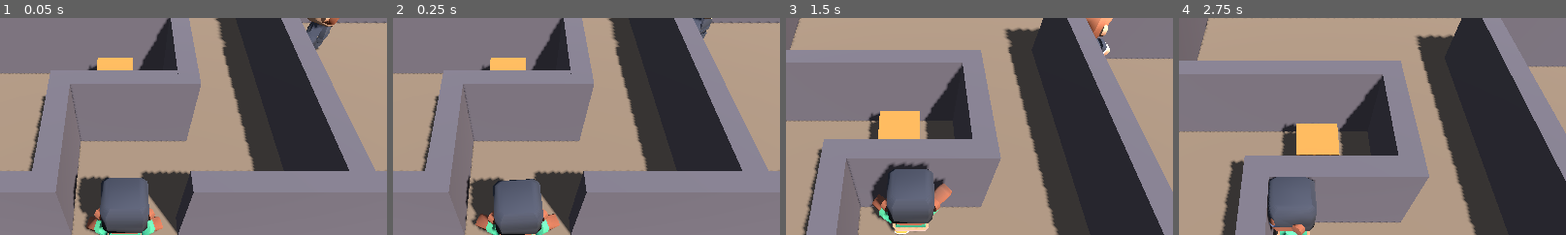
Above: before the commit, frames 1-4 (left to right).
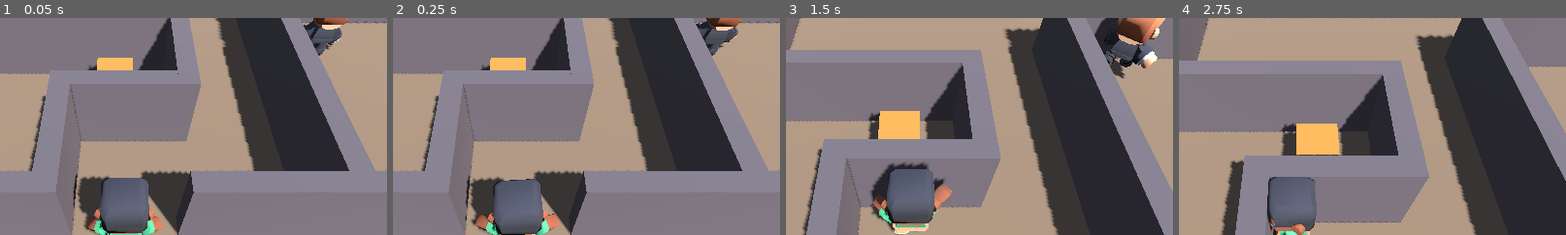
Above: after the commit, the same moments.

Repository: Carola-caicedo/Survivor-Maze-Puzzle
Game: Godot game, scene res://main.tscn
Same seed, same stepped clock (60 frames per second), same inputs: the game is played once before the commit and once after it.
Inputs:
- Up to frame 1 (0.05 s): no input
- Up to frame 2 (0.25 s): no input
- Up to frame 3 (1.5 s): tap Enter (ui_accept) at 0.5, 0.77 s; hold Shift (correr) 0.53-1.28 s; hold W (move_up) from 0.53 s (still down); tap Space (espada) at 1.35 s
- Up to frame 4 (2.75 s): tap Enter (ui_accept) at 1.52 s; release W (move_up) at 2.03 s; hold A (move_left) from 2.03 s (still down); tap E (interactuar) at 2.1 s
The pictures show only the part of the screen within x 34-84%, y 0-50%; the shares and areas given below are measured in that part.

The runs differ from the first frame. In frame 1, 0.8% of the frame differs, in the area x 78-90%, y 0-18%; in frame 2, 1.2%; in frame 3, 3.4%, in the area x 77-98%, y 0-29%; in frame 4, nothing differs.

Commit message:
T9 N1 - Tarea A - patrulla con indice

Diff:
--- a/guardian.gd
+++ b/guardian.gd
@@ -1,32 +1,34 @@
 extends CharacterBody3D
 
-enum Estado { PATRULLA, ACERCARSE, AVISO, GOLPE, RECARGA, HUIR }
-
-# Configuración de patrulla y visión (Taller 7)
+enum Estado { PATRULLAR, ESPERAR, ACERCARSE, AVISO, GOLPE, RECARGA, HUIR }
+
+# Configuración de patrulla (Taller 9 - Nivel 1)
 @export var rapidez = 2.0
+@export var espera = 1.0
+# Desplazamientos desde donde se colocó el NPC, no posiciones absolutas.
+@export var ruta: Array[Vector3] = [Vector3.ZERO, Vector3(0, 0, -6)]
+
+# Detección
 @export var radio_ver = 6.0
 @export var radio_perder = 9.0
-@export var puntos: Array[Vector3] = [
-	Vector3(-6, 0, -3),
-	Vector3(6, 0, -3)
-]
-
-# Configuración de combate (Taller 9)
+
+# Combate (conservados de Tarea B)
 @export var rango_ataque = 1.5
 @export var tiempo_aviso = 1.0
 @export var tiempo_recarga = 1.0
 @export var alcance_golpe = 1.6
 @export var danio = 15
 
-# Vida y huida
+# Vida y supervivencia
 @export var vida = 100.0
 @export var vida_huida = 30.0
 @export var danio_prueba = 25.0
 
 @export var objetivo: Node3D = null
 
-var estado = Estado.PATRULLA
-var punto = 0
+var estado = Estado.PATRULLAR
+var puntos: Array[Vector3] = []
+var indice = 0
 var reloj = 0.0
 var jugador: Node3D = null
 
@@ -45,6 +47,11 @@
 
 
 func _ready():
+	# Inicializar la ruta relativa sumando a la posición inicial
+	puntos.clear()
+	for d in ruta:
+		puntos.append(global_position + d)
+
 	if objetivo != null:
 		jugador = objetivo
 	else:
@@ -64,13 +71,11 @@
 		cambiar_a(nuevo)
 
 	match estado:
-		Estado.PATRULLA:
-			if puntos.size() > 0:
-				ir_a(puntos[punto])
-				if global_position.distance_to(puntos[punto]) < 0.4:
-					punto = (punto + 1) % puntos.size()
-			else:
-				frenar("idle")
+		Estado.PATRULLAR:
+			patrullar()
+
+		Estado.ESPERAR:
+			frenar("idle")
 
 		Estado.ACERCARSE:
 			if jugador != null:
@@ -90,7 +95,6 @@
 
 		Estado.HUIR:
 			if jugador != null:
-				# Huir es alejarse en la dirección opuesta al jugador
 				var lejos = global_position - jugador.global_position
 				lejos.y = 0.0
 				ir_a(global_position + lejos)
@@ -101,21 +105,30 @@
 
 
 func decidir() -> Estado:
-	# Huir tiene máxima prioridad si la vida está baja
+	# Prioridad máxima: huir si está herido
 	if vida <= vida_huida and vida > 0.0:
 		return Estado.HUIR
 
 	var d = distancia()
 
 	match estado:
-		Estado.PATRULLA:
+		Estado.PATRULLAR:
 			if jugador != null and d <= radio_ver:
 				return Estado.ACERCARSE
-			return Estado.PATRULLA
+			if reloj > 0.001:
+				return Estado.ESPERAR
+			return Estado.PATRULLAR
+
+		Estado.ESPERAR:
+			if jugador != null and d <= radio_ver:
+				return Estado.ACERCARSE
+			if reloj > 0.001:
+				return Estado.ESPERAR
+			return Estado.PATRULLAR
 
 		Estado.ACERCARSE:
 			if d > radio_perder:
-				return Estado.PATRULLA
+				return Estado.PATRULLAR
 			if d <= rango_ataque:
 				return Estado.AVISO
 			return Estado.ACERCARSE
@@ -135,7 +148,7 @@
 				elif d <= radio_perder:
 					return Estado.ACERCARSE
 				else:
-					return Estado.PATRULLA
+					return Estado.PATRULLAR
 			return Estado.RECARGA
 
 		Estado.HUIR:
@@ -146,11 +159,27 @@
 
 func cambiar_a(nuevo: Estado):
 	estado = nuevo
-	print(name, " -> ", Estado.keys()[estado], " a ", snappedf(distancia(), 0.01), " m")
+	print(name, " -> ", Estado.keys()[estado], " cuadro ",
+		Engine.get_physics_frames(), " en ", global_position.snappedf(0.01))
 	if estado == Estado.AVISO:
 		reloj = tiempo_aviso
 	elif estado == Estado.RECARGA:
 		reloj = tiempo_recarga
+
+
+func patrullar():
+	if puntos.is_empty():
+		frenar("idle")
+		return
+
+	var destino = puntos[indice]
+	if distancia_a(destino) < 0.1:
+		indice = (indice + 1) % puntos.size()
+		reloj = espera
+		frenar("idle")
+		return
+
+	ir_a(destino)
 
 
 func golpear():
@@ -198,9 +227,12 @@
 		anim.play(nombre)
 
 
+func distancia_a(p: Vector3) -> float:
+	var o = global_position
+	return Vector2(p.x - o.x, p.z - o.z).length()
+
+
 func distancia() -> float:
 	if jugador == null:
 		return 999.0
-	var p = jugador.global_position
-	var o = global_position
-	return Vector2(p.x - o.x, p.z - o.z).length()
+	return distancia_a(jugador.global_position)
